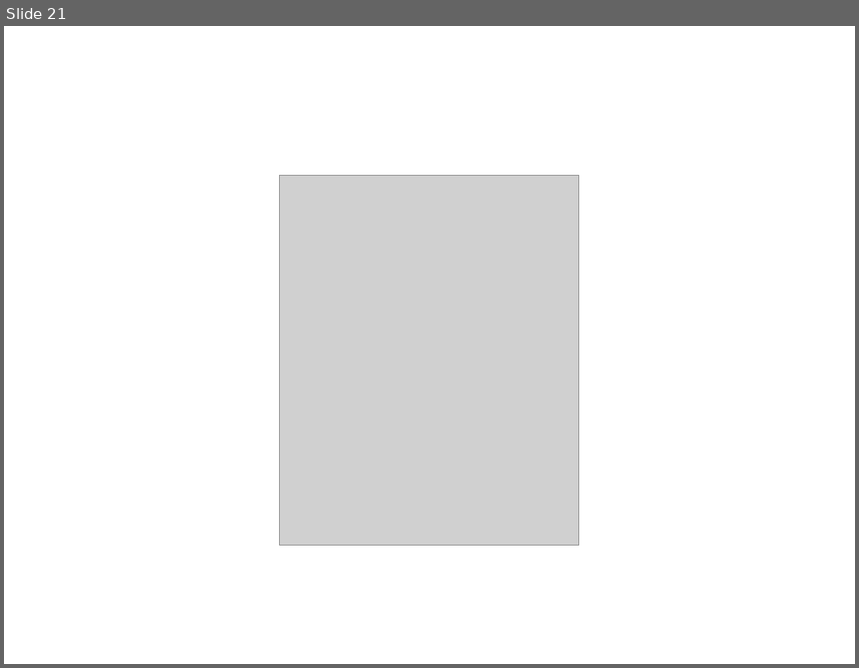
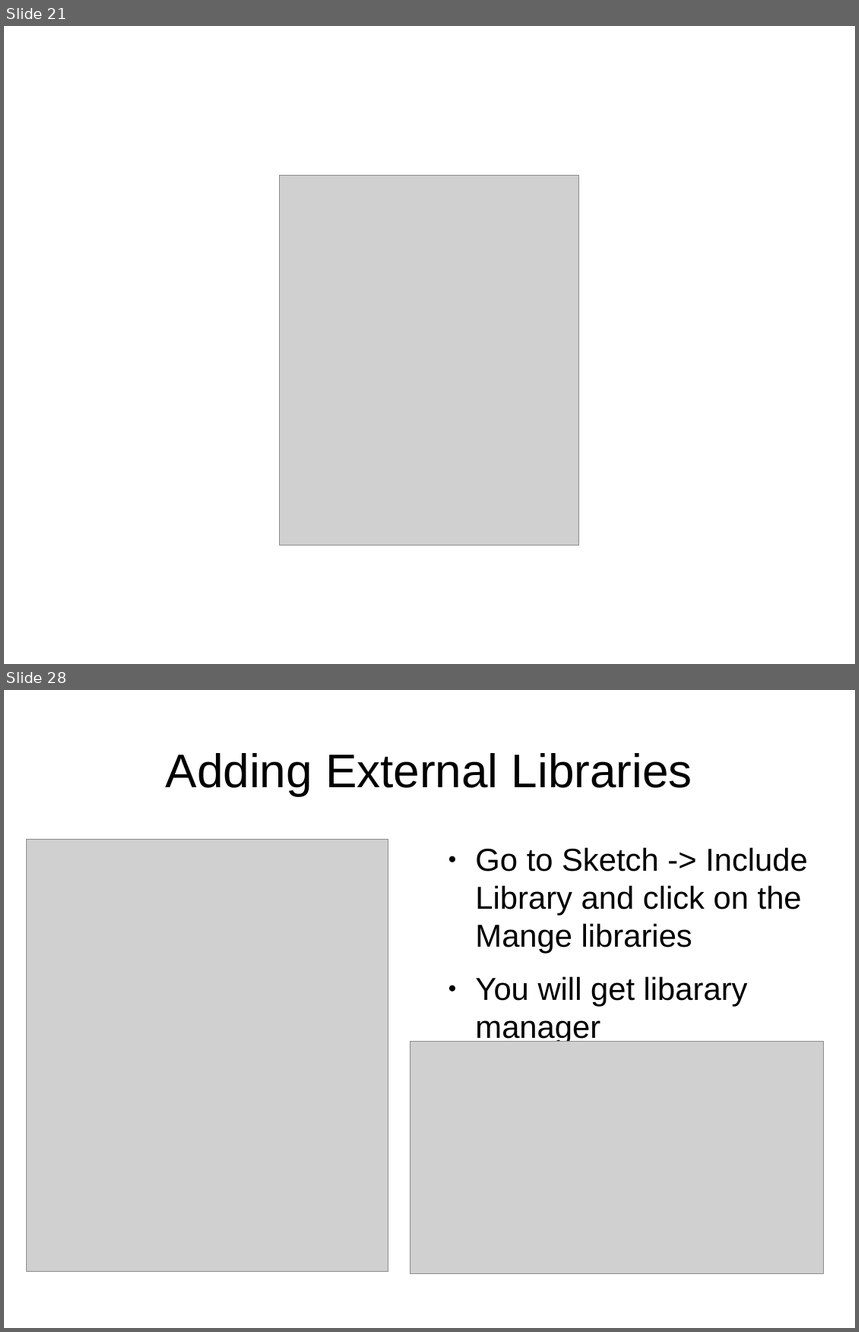
Before and after one commit to dhayanithivijayan/LearnIt, a slide deck: Arduino/DayThree.odp. Shown one above the other, each under a label of ours: slide 21 before the commit, slides 21 and 28 after it; the slides between them are not shown. The pictures are 859x668 and 859x1332 pixels, drawn with LibreOffice and Linux fonts; fonts in the diff are those of the drawing; grey boxes stand for pictures. Boxes give left, top, right and bottom in pixels: in the first picture for what was removed or moved away, otherwise in the second. Text is boxed around its words. In the diff, an @@ line names an element or a change of style, - is before the commit and + after.

```diff
--- a/Arduino/DayThree.odp
+++ b/Arduino/DayThree.odp
@@ slide 28 added at bbox=[4, 690, 855, 1328], background #FFFFFF @@
@@ title added at bbox=[166, 753, 693, 796], 44 pt, text #000000 @@
+Adding External Libraries
@@ picture added at bbox=[26, 839, 389, 1271] @@
@@ text added at bbox=[475, 847, 808, 1007], 29.6 pt, text #000000 @@
+● Go to Sketch -> Include Library and click on the Mange libraries
+● You will get libarary manager
@@ picture added at bbox=[411, 1042, 824, 1274] @@
```
Also in this commit, not shown: 10 other slides added, 1 slide removed, 16 other files.
